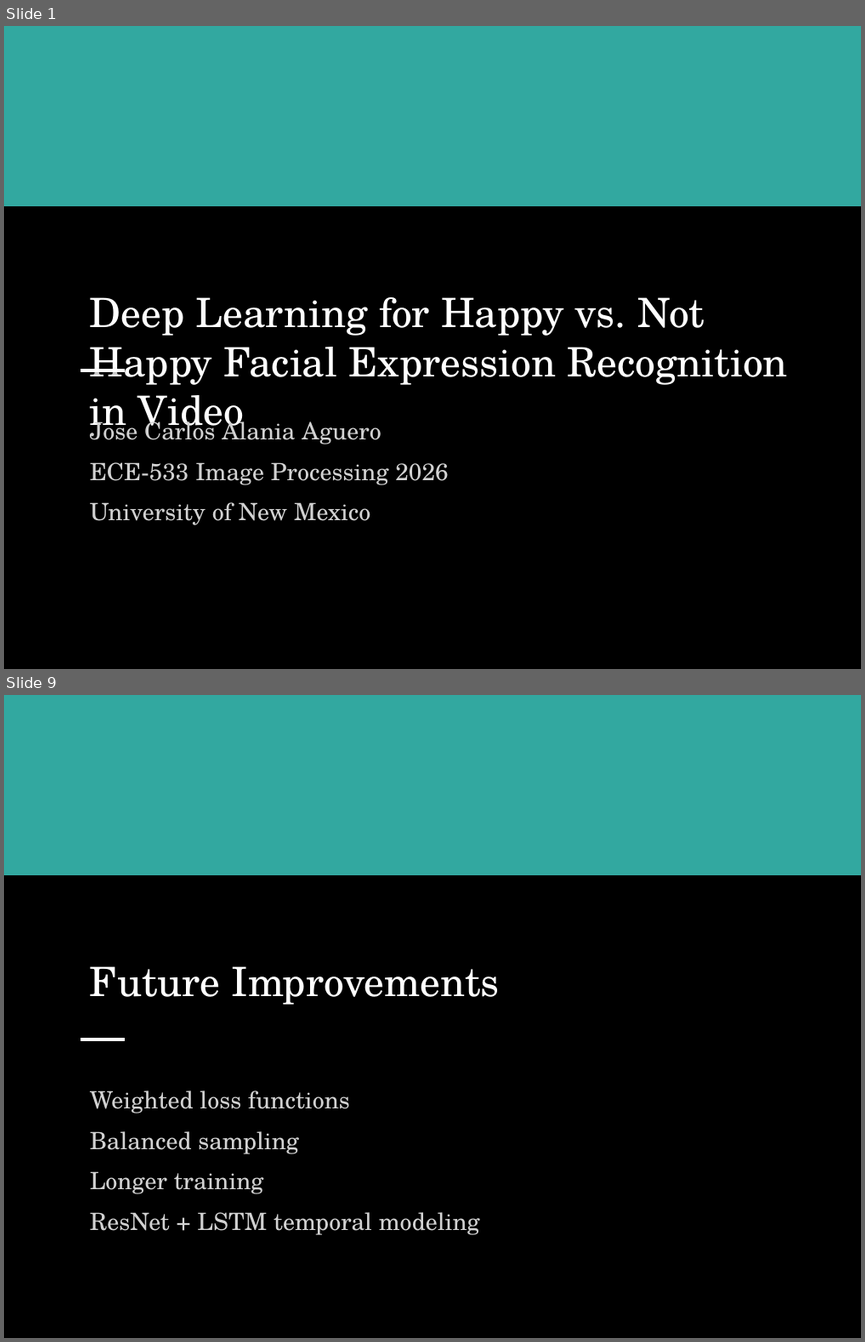
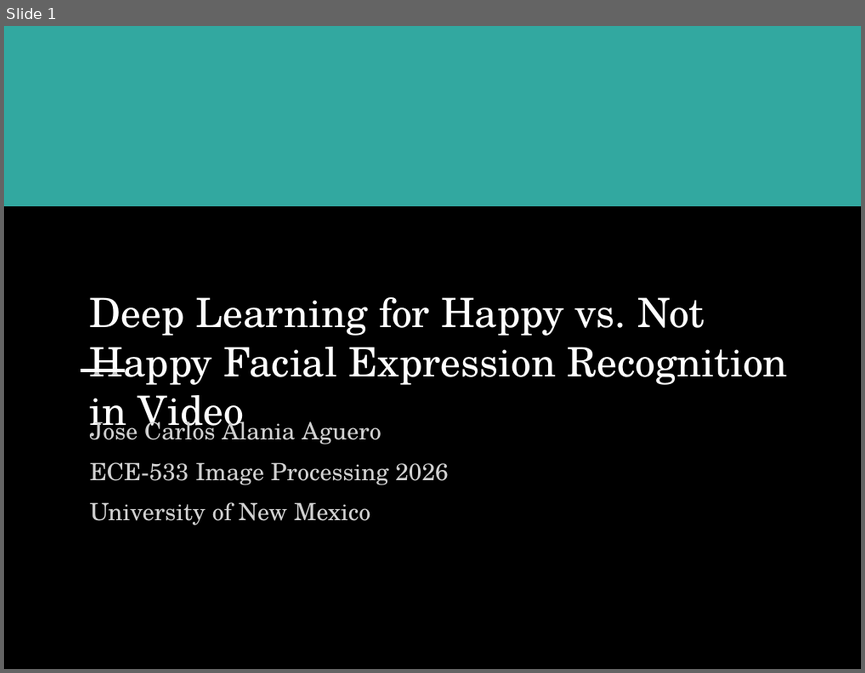
Before and after one commit to pepealania/image-processing-project-tutorial-deep-learning-happy-not-happy-classification, a slide deck: scientific_emotion_recognition_design.pptx. Shown one above the other, each under a label of ours: slides 1 and 9 before the commit, slide 1 after it; the slides between them are not shown. The pictures are 865x1342 and 865x673 pixels, drawn with LibreOffice and Linux fonts; fonts in the diff are those of the drawing. Boxes give left, top, right and bottom in pixels: in the first picture for what was removed or moved away, otherwise in the second. Text is boxed around its words. In the diff, an @@ line names an element or a change of style, - is before the commit and + after.

```diff
--- a/scientific_emotion_recognition_design.pptx
+++ b/scientific_emotion_recognition_design.pptx
@@ slide 9 removed at bbox=[4, 695, 861, 1338], background #000000 @@
@@ rectangle removed at bbox=[4, 695, 861, 875] @@
@@ text removed at bbox=[90, 966, 500, 1004] @@
-Future Improvements
@@ rectangle removed at bbox=[81, 1038, 124, 1040] @@
@@ text removed at bbox=[90, 1090, 480, 1235] @@
-Weighted loss functions
-Balanced sampling
-Longer training
-ResNet + LSTM temporal modeling
```
Also in this commit, not shown: 1 slide changed, 14 slides added, 7 other slides removed.
